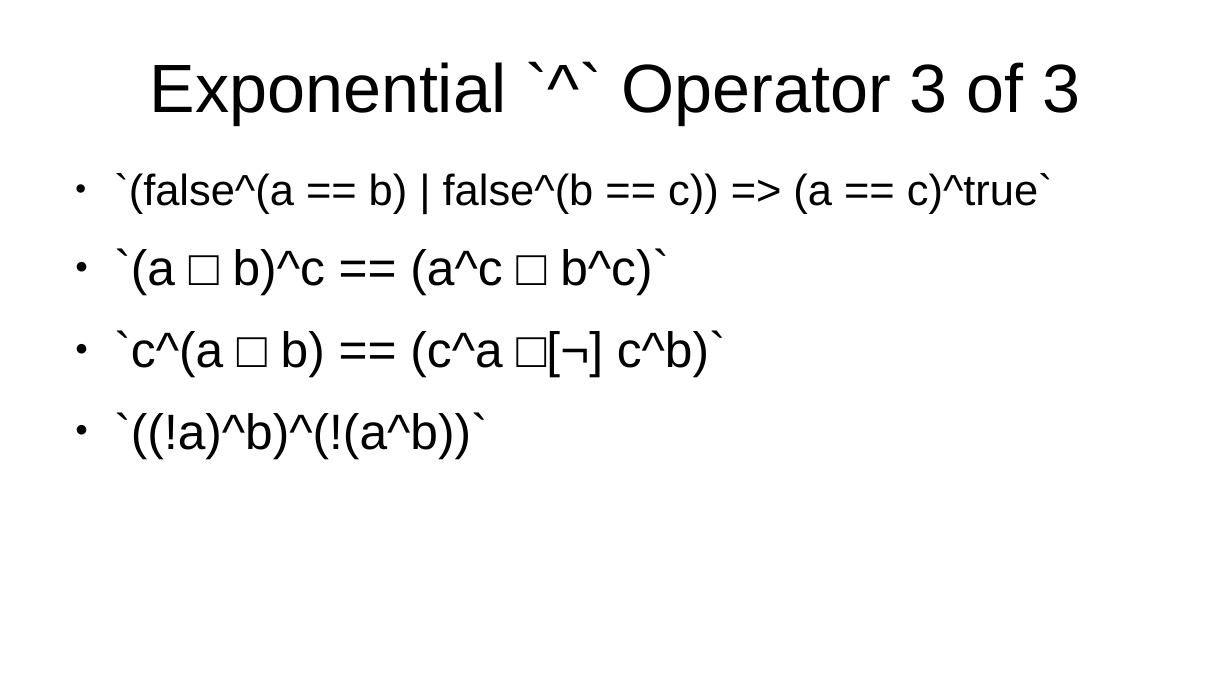
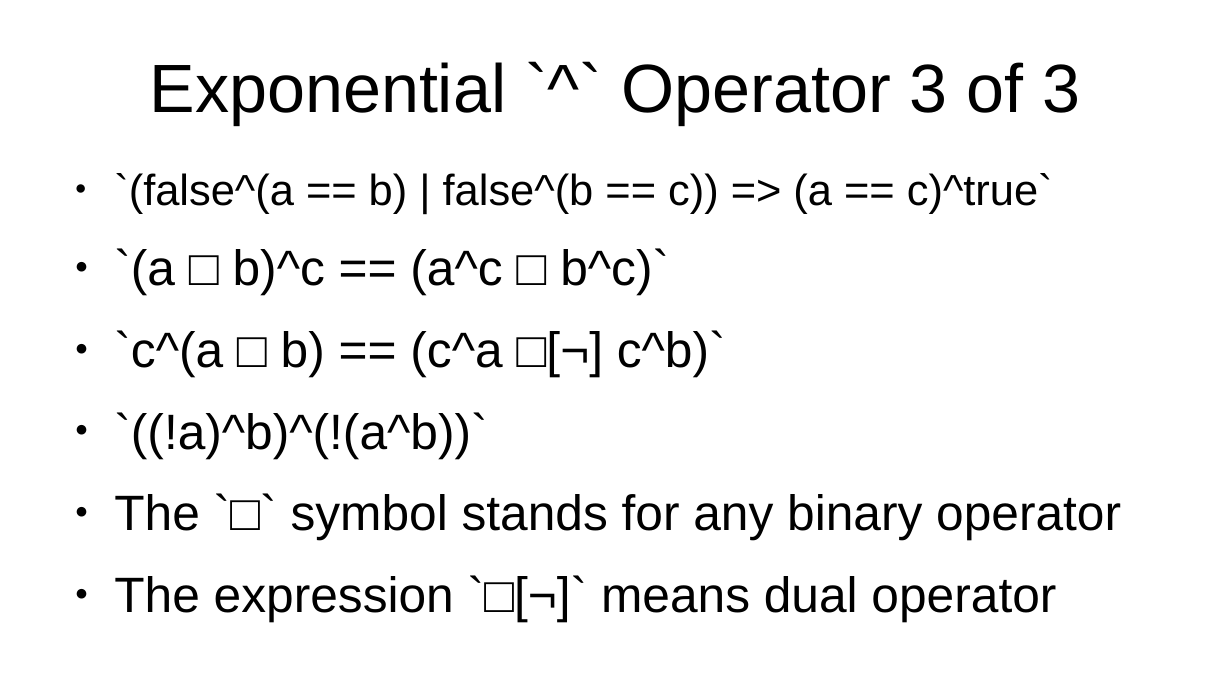
Before and after one commit to advancedresearch/path_semantics, a slide deck: slide 7 of papers-wip2/introduction-to-psq.odp. Drawn at 1232x693 pixels with LibreOffice and Linux fonts; fonts in the diff are those of the drawing. Boxes give left, top, right and bottom in pixels: in the first picture for what was removed or moved away, otherwise in the second. Text is boxed around its words. In the diff, an @@ line names an element or a change of style, - is before the commit and + after.

```diff
--- a/papers-wip2/introduction-to-psq.odp
+++ b/papers-wip2/introduction-to-psq.odp
@@ text at [114,494,1121,621]: paragraphs added @@
+● The `□` symbol stands for any binary operator
+● The expression `□[¬]` means dual operator
```
Also in this commit, not shown: 3 other slides changed, 1 other file.
